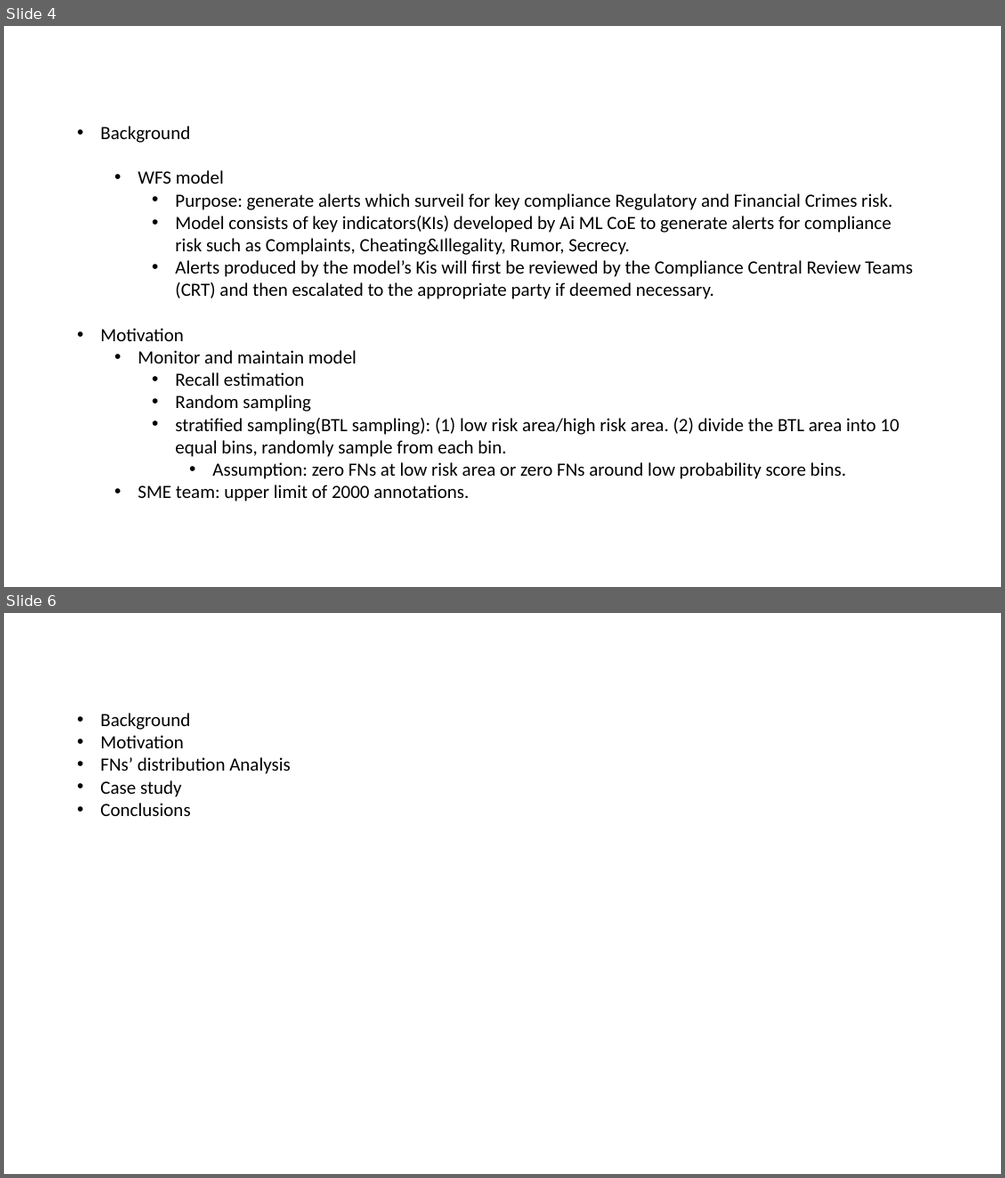
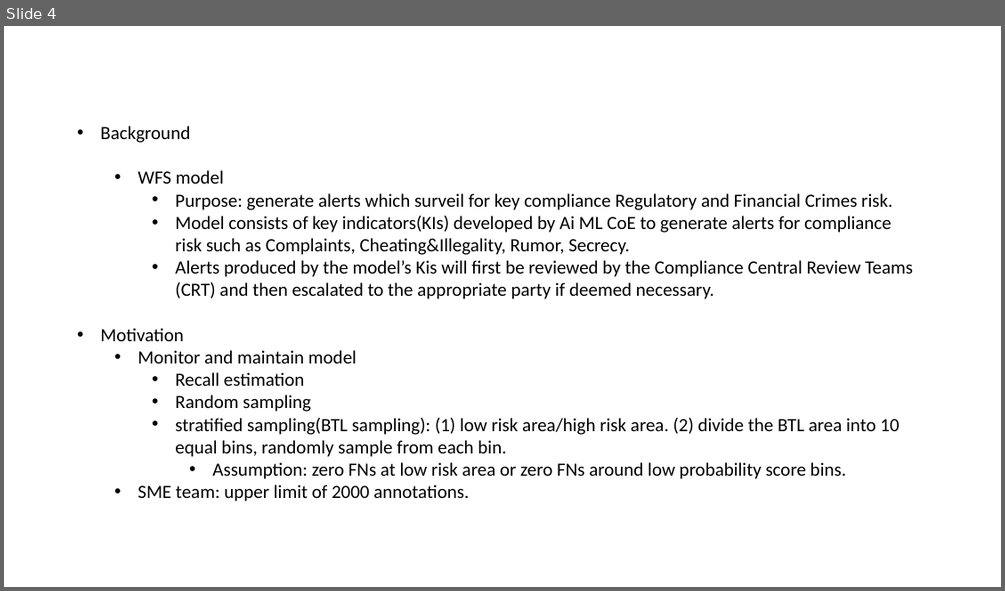
Before and after one commit to lkqnaruto/model_monitoring, a slide deck: test_slides.pptx. Shown one above the other, each under a label of ours: slides 4 and 6 before the commit, slide 4 after it; the slides between them are not shown. The pictures are 1005x1178 and 1005x591 pixels, drawn with LibreOffice and Linux fonts; fonts in the diff are those of the drawing. Boxes give left, top, right and bottom in pixels: in the first picture for what was removed or moved away, otherwise in the second. Text is boxed around its words. In the diff, an @@ line names an element or a change of style, - is before the commit and + after.

```diff
--- a/test_slides.pptx
+++ b/test_slides.pptx
@@ slide 6 removed at [4,613,1001,1174], background #FFFFFF @@
@@ text removed at [100,713,291,816] @@
-• Background
-• Motivation
-• FNs’ distribution Analysis
-• Case study
-• Conclusions
```
Also in this commit, not shown: 3 slides added, 1 other slide removed.
